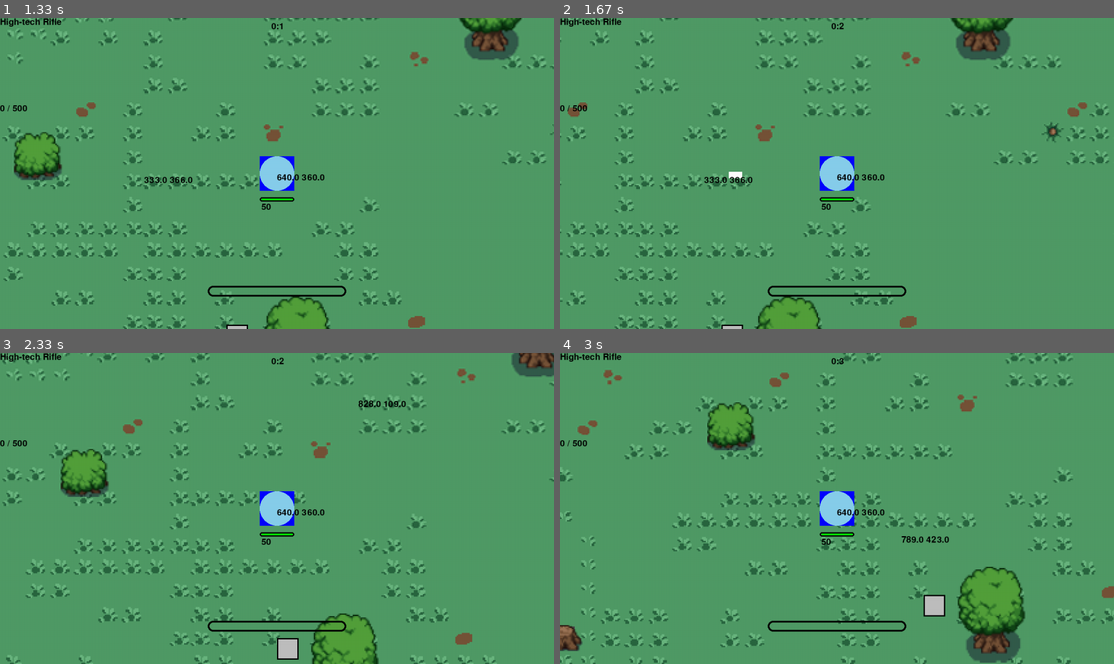
Above: before the commit, frames 1-4 (two rows, left to right).
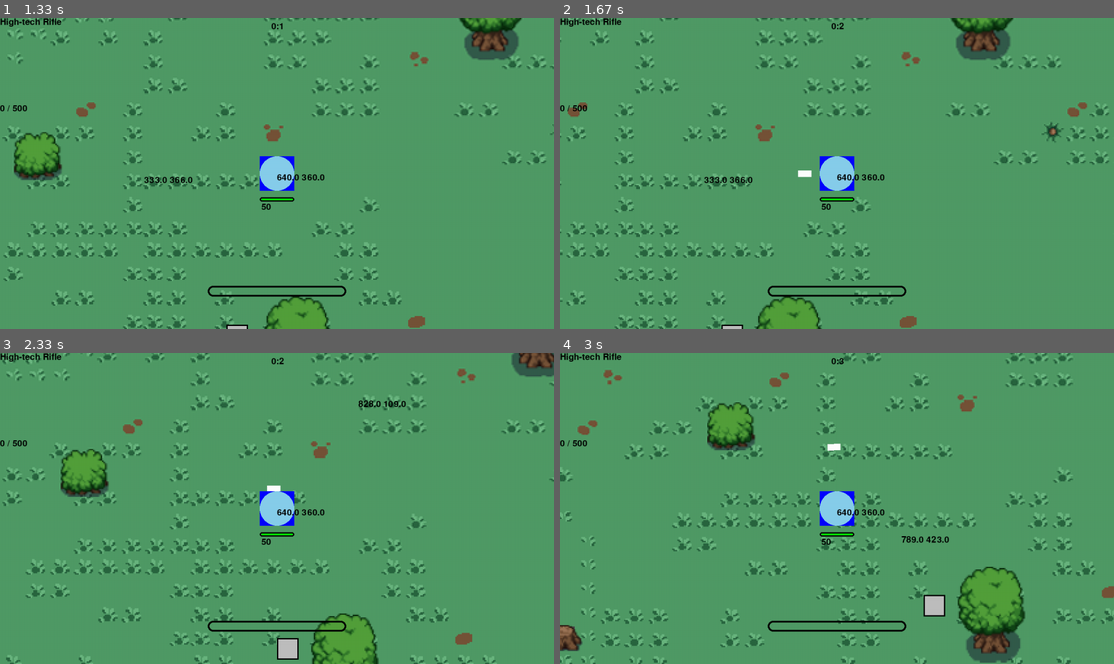
Above: after the commit, the same moments.

Repository: bOti234/roguelike-game-with-pygame-library
Game: pygame game, started from src/models/game.py
Two runs of this game, one before a commit and one after it. Both use one fixed random seed, a clock stepped at 60 frames per second and the inputs below.
Inputs (mouse positions are in pixels of both pictures, inside the frame that each line leads up to):
- Up to frame 1 (1.33 s): hold D 0.33-0.8 s; move the mouse to (254, 185) at 0.37 s; hold W 0.83-1.13 s; move the mouse to (454, 164) at 0.87 s; hold D from 1.17 s (still down); move the mouse to (144, 176) at 1.2 s
- Up to frame 2 (1.67 s): release D at 1.63 s
- Up to frame 3 (2.33 s): hold A 1.67-2.2 s; move the mouse to (105, 461) at 1.7 s; hold S from 2.23 s (still down); move the mouse to (360, 399) at 2.27 s
- Up to frame 4 (3 s): release S at 2.53 s; hold A 2.57-2.97 s; move the mouse to (903, 536) at 2.6 s

Frame 1 is identical in both runs. In frame 2, 0.1% of the frame differs, in the area x 30-46%, y 49-52%; in frame 3, less than 0.1%; in frame 4, less than 0.1%.

Commit message:
Update v1.2.3 -Added some temporary images for two weapons that will be developed later. -Changed the quickly repeated shots feature in game, now it will be easier to work with and can be used for different types of weapons as well.

Diff:
--- a/src/models/game.py
+++ b/src/models/game.py
@@ -162,8 +162,9 @@
 			pattern = "single straight",
 			colour = "white",
 			size = 30,
-			speed = 25,
+			speed = 5,
 			bulletlifetime = 2.1,
+			charge = 1,
 			damage = 15,
 			position = pygame.Vector2(self.player.position.x, self.player.position.y),
 			slow = 0.0,
@@ -180,6 +181,7 @@
 			size = 15,
 			speed = 40,
 			bulletlifetime = "inf",
+			charge = 1,
 			damage = 15,
 			position = pygame.Vector2(0, 0),
 			slow = 0.0,
@@ -196,6 +198,7 @@
 			size = 25,
 			speed = 15,
 			bulletlifetime = "inf",
+			charge = 1,
 			damage = 15,
 			position = pygame.Vector2(self.player.position.x, self.player.position.y),
 			slow = 0.0,
@@ -212,6 +215,7 @@
 			size = 45,
 			speed = 10,
 			bulletlifetime = 0.3,
+			charge = 1,
 			damage = 2,
 			position = pygame.Vector2(self.player.position.x, self.player.position.y),
 			slow = 0.1,
@@ -228,6 +232,7 @@
 			size = 150,
 			speed = 15,
 			bulletlifetime = 4,
+			charge = 1,
 			damage = 1.25,
 			position = pygame.Vector2(self.player.position.x, self.player.position.y),
 			slow = 0.3,
@@ -244,6 +249,7 @@
 			size = 15,
 			speed = 40,
 			bulletlifetime = 0.01,
+			charge = 1,
 			damage = 1,
 			position = pygame.Vector2(self.player.position.x, self.player.position.y),
 			slow = 0.0,
@@ -260,6 +266,7 @@
 			size = 50,
 			speed = 20,
 			bulletlifetime = 10,
+			charge = 1,
 			damage = 10,
 			position = pygame.Vector2(self.player.position.x, self.player.position.y),
 			slow = 0.7,
@@ -276,6 +283,7 @@
 			size = 20,
 			speed = 20,
 			bulletlifetime = 0.35,
+			charge = 1,
 			damage = 6,
 			position = pygame.Vector2(self.player.position.x, self.player.position.y),
 			slow = 0.0,
@@ -292,6 +300,7 @@
 			size = 30,
 			speed = 10,
 			bulletlifetime = 3.25,
+			charge = 1,
 			damage = 20,
 			position = pygame.Vector2(self.player.position.x, self.player.position.y),
 			slow = 0.0,
@@ -308,6 +317,7 @@
 			size = 5,
 			speed = 10,
 			bulletlifetime = 0.05,
+			charge = 1,
 			damage = 6,
 			position = pygame.Vector2(self.player.position.x, self.player.position.y),
 			slow = 0.1,
@@ -964,8 +974,14 @@
 					if "angled" in weapon.pattern:
 						b.addAnimationRotation(0)
 						b.addRotation(weapon.rotation)
-					if ("multiple" in weapon.pattern or "constant" in weapon.pattern) and random.random() > 0.975 - weapon.level * 0.065:
-						weapon.cooldown_current = 0.02
+					for c in range(weapon.charge_max - 1):
+						if random.random() > 0.975 - weapon.level * 0.065:
+							weapon.cooldown_current = 0.02
+							weapon.charge_current -= 1
+						if  weapon.charge_current == 0:
+							weapon.charge_current = weapon.charge_max
+							weapon.cooldown_current = weapon.cooldown_max
+
 					weapon.bullets.add(b)
 					self.bulletGroup.add(b)
 			else:
--- a/src/models/gameobject.py
+++ b/src/models/gameobject.py
@@ -239,7 +239,7 @@
 		self.animation_rotation = rotation
 
 class Weapon(GameObject):
-	def __init__(self, name: str, cooldown_max: float, dmgtype: str, pattern: str, colour: str, size: int, speed: int, bulletlifetime: Union[int, str], damage: float, position: pygame.Vector2, slow: float, knockback: float, weaken: float):
+	def __init__(self, name: str, cooldown_max: float, dmgtype: str, pattern: str, colour: str, size: int, speed: int, bulletlifetime: Union[int, str], charge: int, damage: float, position: pygame.Vector2, slow: float, knockback: float, weaken: float):
 		objtype = "weapon"
 		self.pattern: str = pattern
 		self.name: str = name
@@ -285,16 +285,18 @@
 		self.cooldown_max: float = cooldown_max
 		self.cooldown_current: float = cooldown_max
 		self.dmgtype: str = dmgtype
-		self.level = 0
+		self.level: int = 0
 		self.colour: str = colour
 		self.size: int = size
 		self.speed: int = speed
-		self.bulletLifeTime = bulletlifetime
+		self.bulletLifeTime: float = bulletlifetime
+		self.charge_max: int = charge
+		self.charge_current: int = charge
 		self.damage = damage
 		self.bullets: pygame.sprite.Group[Bullet] = pygame.sprite.Group()
 		self.position_original = pygame.Vector2(position.x, position.y)
 		self.position_destination = pygame.Vector2(0,0)
-		self.animation = False
+		self.animation: bool = False
 		self.description = self.getDescription()
 
 		self.loadImages()
@@ -345,8 +347,8 @@
 
 					if self.name == "High-tech Rifle":
 						self.cooldown_max -= 0.1 * (5 - self.level)
-						if self.level == 3:
-							self.pattern = "multiple straight"
+						if self.level >= 3:
+							self.charge_max += 1
 						if self.level == 5:
 							self.damage += 15
 							self.speed -= 3
@@ -373,6 +375,7 @@
 						self.bulletLifeTime += 0.05
 						self.damage -= 4 - self.level
 						if self.level >= 4:
+							self.charge_max += 1
 							self.damage += 1
 
 					if "cluster" in self.pattern:
Not shown, changed: README.md
Binary file added: media/images/weapons/Energy Sword_1.jpg
Binary file added: media/images/weapons/Energy Sword_2.jpg
Binary file added: media/images/weapons/Laser Beam_1.jpg
Binary file added: media/images/weapons/Laser Beam_1b.jpg
Binary file added: media/images/weapons/Laser Beam_1c.jpg
Binary file added: media/images/weapons/Laser Beam_1d.jpg
Binary file added: media/images/weapons/Laser Beam_2a.jpg
Binary file added: media/images/weapons/Laser Beam_2b.jpg
Binary file added: media/images/weapons/Laser Beam_2c.jpg
Binary file added: media/images/weapons/Laser Beam_2d.jpg
